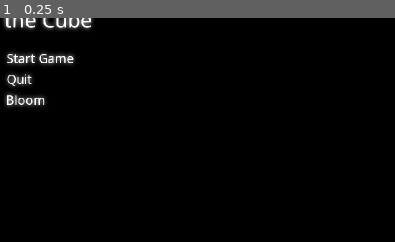
Above: before the commit, frame 1.
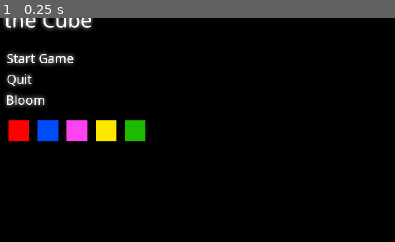
Above: after the commit, the same moment.

Repository: Kirottu/godot-dev
Game: Godot game, scene res://Scenes/MainMenu.tscn
Same seed, same stepped clock (60 frames per second), same inputs: the game is played once before the commit and once after it.
Inputs:
- Up to frame 1 (0.25 s): no input
The pictures show only the part of the screen within x 0-50%, y 10-59%; the shares and areas given below are measured in that part.

The runs differ from the first frame. In frame 1, 2.6% of the frame differs, in the area x 2-37%, y 45-56%.

Commit message:
boop

Diff:
--- a/cube_smth/Scenes/MainMenu.tscn
+++ b/cube_smth/Scenes/MainMenu.tscn
@@ -1,7 +1,13 @@
-[gd_scene load_steps=8 format=2]
+[gd_scene load_steps=14 format=2]
 
 [ext_resource path="res://Assets/NotoSans-Regular.ttf" type="DynamicFontData" id=1]
 [ext_resource path="res://Scripts/MainMenu.gd" type="Script" id=2]
+[ext_resource path="res://Assets/red.png" type="Texture" id=3]
+[ext_resource path="res://Assets/rectangle.png" type="Texture" id=4]
+[ext_resource path="res://Assets/yellow.png" type="Texture" id=5]
+[ext_resource path="res://Assets/blue.png" type="Texture" id=6]
+[ext_resource path="res://Assets/green.png" type="Texture" id=7]
+[ext_resource path="res://Assets/pink.png" type="Texture" id=8]
 
 [sub_resource type="DynamicFont" id=1]
 size = 50
@@ -116,6 +122,59 @@
 margin_right = 40.0
 margin_bottom = 40.0
 mouse_filter = 2
+
+[node name="Red" type="TextureButton" parent="."]
+margin_left = 20.0
+margin_top = 350.0
+margin_right = 1020.0
+margin_bottom = 1350.0
+rect_scale = Vector2( 0.05, 0.05 )
+texture_normal = ExtResource( 3 )
+texture_pressed = ExtResource( 4 )
+
+[node name="Blue" type="TextureButton" parent="."]
+margin_left = 90.0
+margin_top = 350.0
+margin_right = 1090.0
+margin_bottom = 1350.0
+rect_scale = Vector2( 0.05, 0.05 )
+texture_normal = ExtResource( 6 )
+texture_pressed = ExtResource( 4 )
+__meta__ = {
+"_edit_use_anchors_": false
+}
+
+[node name="Pink" type="TextureButton" parent="."]
+margin_left = 160.0
+margin_top = 350.0
+margin_right = 200.0
+margin_bottom = 390.0
+rect_scale = Vector2( 0.05, 0.05 )
+texture_normal = ExtResource( 8 )
+texture_pressed = ExtResource( 4 )
+
+[node name="Yellow" type="TextureButton" parent="."]
+margin_left = 230.0
+margin_top = 350.0
+margin_right = 1230.0
+margin_bottom = 1350.0
+rect_scale = Vector2( 0.05, 0.05 )
+texture_normal = ExtResource( 5 )
+texture_pressed = ExtResource( 4 )
+
+[node name="Green" type="TextureButton" parent="."]
+margin_left = 300.0
+margin_top = 350.0
+margin_right = 340.0
+margin_bottom = 390.0
+rect_scale = Vector2( 0.05, 0.05 )
+texture_normal = ExtResource( 7 )
+texture_pressed = ExtResource( 4 )
 [connection signal="pressed" from="StartGame" to="." method="_on_StartGame_pressed"]
 [connection signal="pressed" from="QuitGame" to="." method="_on_QuitGame_pressed"]
 [connection signal="pressed" from="Bloom" to="." method="_on_Bloom_pressed"]
+[connection signal="pressed" from="Red" to="." method="_on_Red_pressed"]
+[connection signal="pressed" from="Blue" to="." method="_on_Blue_pressed"]
+[connection signal="pressed" from="Pink" to="." method="_on_Pink_pressed"]
+[connection signal="pressed" from="Yellow" to="." method="_on_Yellow_pressed"]
+[connection signal="pressed" from="Green" to="." method="_on_Green_pressed"]
--- a/cube_smth/Scenes/Pertti.tscn
+++ b/cube_smth/Scenes/Pertti.tscn
@@ -1,6 +1,6 @@
 [gd_scene load_steps=11 format=2]
 
-[ext_resource path="res://Assets/pertti.png" type="Texture" id=1]
+[ext_resource path="res://Assets/blue.png" type="Texture" id=1]
 [ext_resource path="res://Scripts/Pertti.gd" type="Script" id=2]
 
 [sub_resource type="RectangleShape2D" id=1]
--- a/cube_smth/Scripts/MainMenu.gd
+++ b/cube_smth/Scripts/MainMenu.gd
@@ -18,3 +18,23 @@
 	else:
 		bloom.visible = true
 		Settings.bloom = true
+
+
+func _on_Red_pressed():
+	Settings.pertti = "res://Assets/red.png"
+
+
+func _on_Blue_pressed():
+	Settings.pertti = "res://Assets/blue.png"
+
+
+func _on_Pink_pressed():
+	Settings.pertti = "res://Assets/pink.png"
+
+
+func _on_Yellow_pressed():
+	Settings.pertti = "res://Assets/yellow.png"
+
+
+func _on_Green_pressed():
+	Settings.pertti = "res://Assets/green.png"
--- a/cube_smth/Scripts/Pertti.gd
+++ b/cube_smth/Scripts/Pertti.gd
@@ -16,7 +16,7 @@
 signal done
 
 func _ready():
-	self.visible = true
+	sprite.set_texture(load(Settings.pertti))
 
 func _physics_process(delta):
 	if invinsibility > 0:
--- a/cube_smth/Scripts/Settings.gd
+++ b/cube_smth/Scripts/Settings.gd
@@ -1,3 +1,4 @@
 extends Node
 
 var bloom = true
+var pertti = "res://Assets/blue.png"
Renamed: cube_smth/Assets/pertti.png -> cube_smth/Assets/blue.png
Not shown, added: cube_smth/Assets/blue.png.import
Binary file added: cube_smth/Assets/green.png
Not shown, added: cube_smth/Assets/green.png.import
Binary file added: cube_smth/Assets/pink.png
Not shown, changed: cube_smth/Assets/pink.png.import
Binary file added: cube_smth/Assets/red.png
Not shown, added: cube_smth/Assets/red.png.import
Binary file added: cube_smth/Assets/yellow.png
Not shown, added: cube_smth/Assets/yellow.png.import
